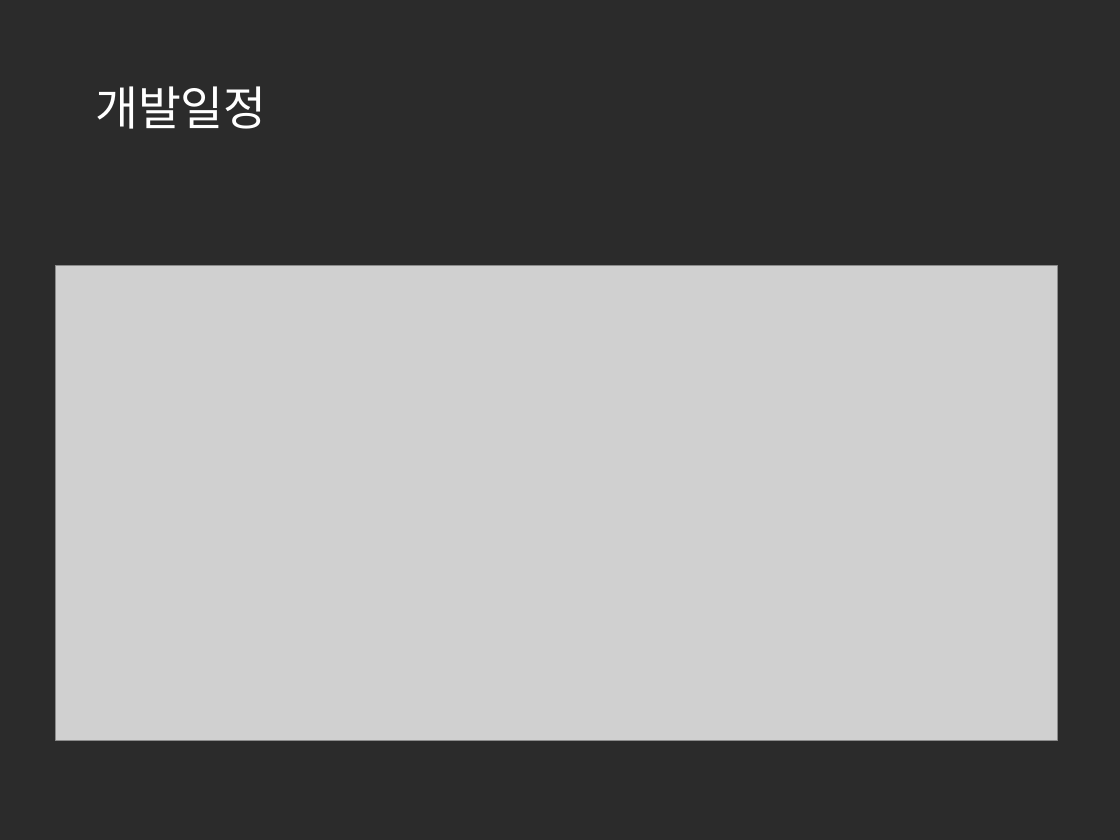
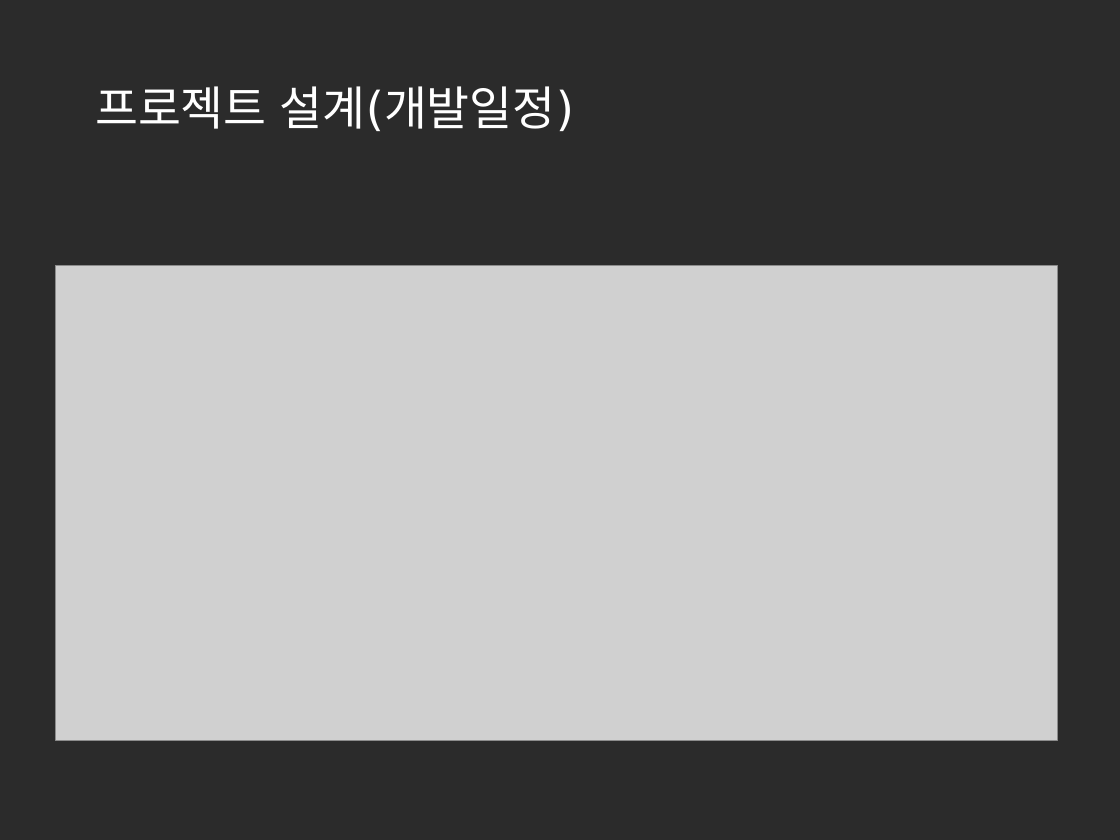
Before and after one commit to korea600/useful, a slide deck: slide 8 of Useful/UML/Presentation/useful_ppt_초안.pptx (slide 4 before the commit). Drawn at 1120x840 pixels with LibreOffice and Linux fonts; fonts in the diff are those of the drawing; grey boxes stand for pictures; background and template pictures are left out; a plain dark background stands for a picture behind light text. Boxes give left, top, right and bottom in pixels: in the first picture for what was removed or moved away, otherwise in the second. Text is boxed around its words. In the diff, an @@ line names an element or a change of style, - is before the commit and + after.

```diff
--- a/Useful/UML/Presentation/useful_ppt_초안.pptx
+++ b/Useful/UML/Presentation/useful_ppt_초안.pptx
@@ title at [95,86,574,131]: text changed @@
-개발일정
+프로젝트 설계(개발일정)
```
Also in this commit, not shown: 76 slides added, 8 other files.
